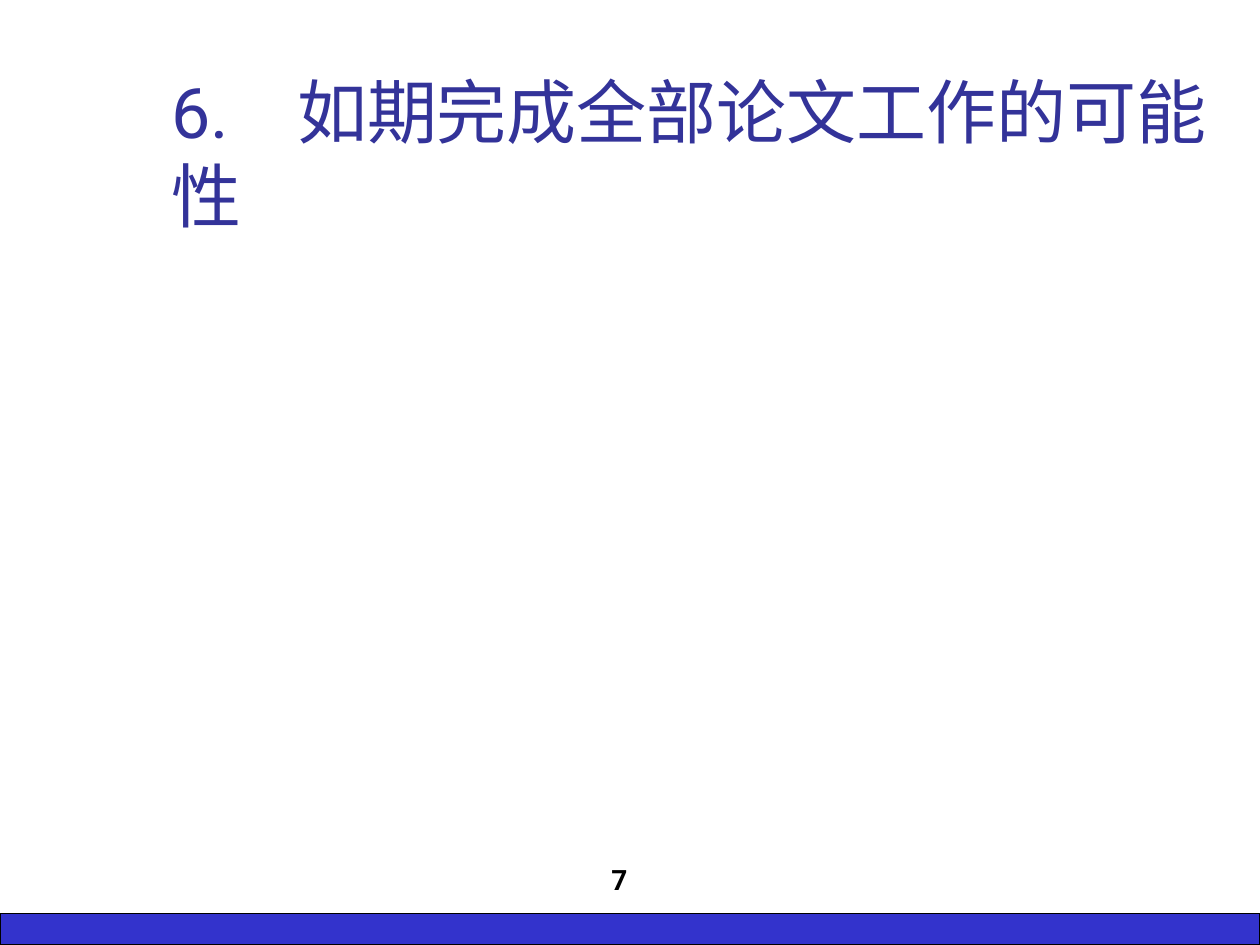
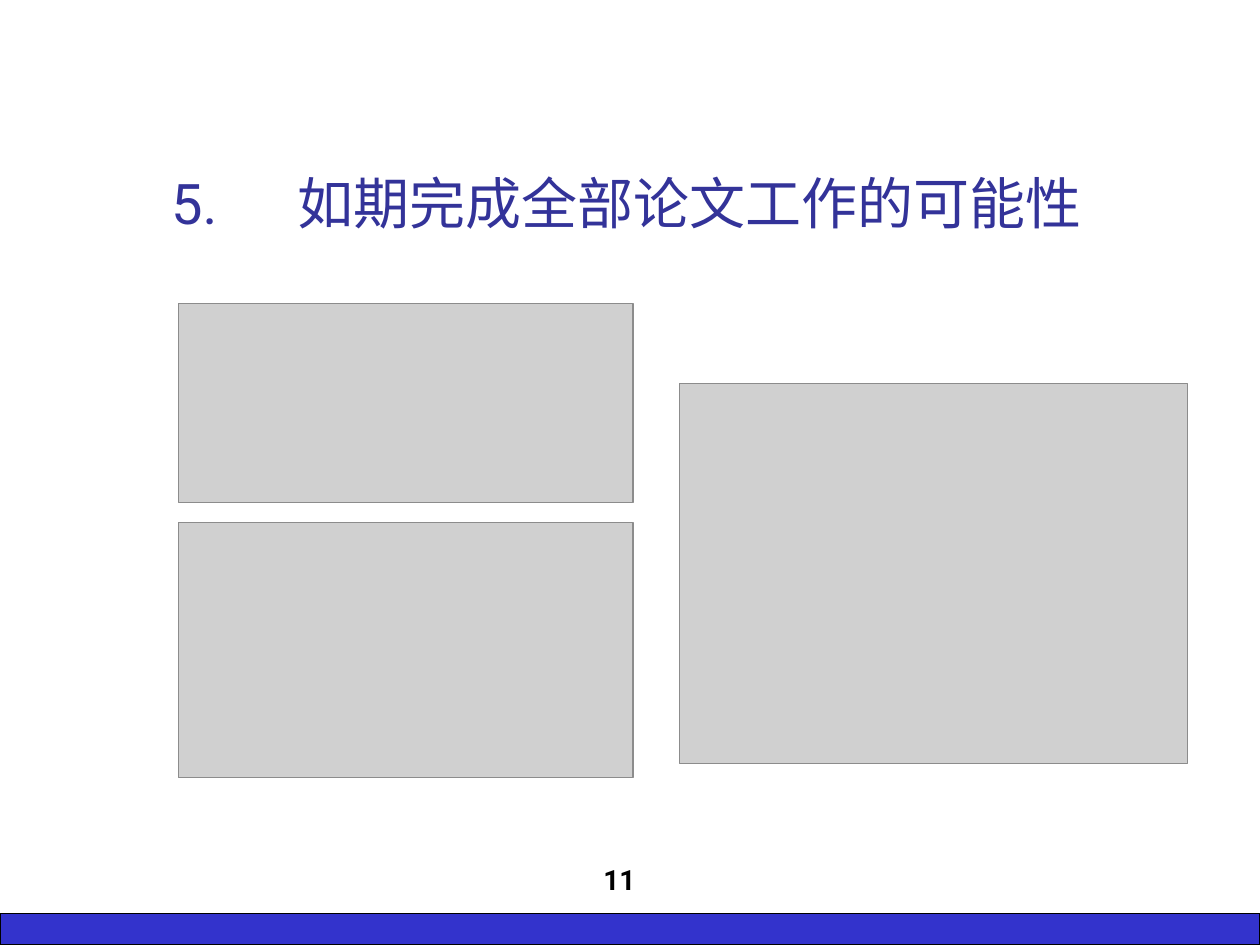
Before and after one commit to silver6wings/WeiboFilter, a slide deck: slide 11 of _Paper/7.中期报告/GS11211B8于俊超 中期检查报告.ppt (slide 7 before the commit). Drawn at 1260x945 pixels with LibreOffice and Linux fonts; fonts in the diff are those of the drawing; grey boxes stand for pictures; background and template pictures are left out. Boxes give left, top, right and bottom in pixels: in the first picture for what was removed or moved away, otherwise in the second. Text is boxed around its words. In the diff, an @@ line names an element or a change of style, - is before the commit and + after.

```diff
--- a/_Paper/7.中期报告/GS11211B8于俊超 中期检查报告.ppt
+++ b/_Paper/7.中期报告/GS11211B8于俊超 中期检查报告.ppt
@@ title at [171, 176, 1081, 229]: text changed; size 40 to 32 pt @@
-6. 如期完成全部论文工作的可能性
+5. 如期完成全部论文工作的可能性
@@ picture added at [179, 304, 634, 501] @@
@@ picture added at [679, 383, 1187, 764] @@
@@ picture added at [179, 522, 634, 777] @@
@@ page number at [603, 870, 635, 890]: text changed @@
-7
+11
```
Also in this commit, not shown: 6 other slides changed, 5 slides added, 1 slide removed, 5 other files.
